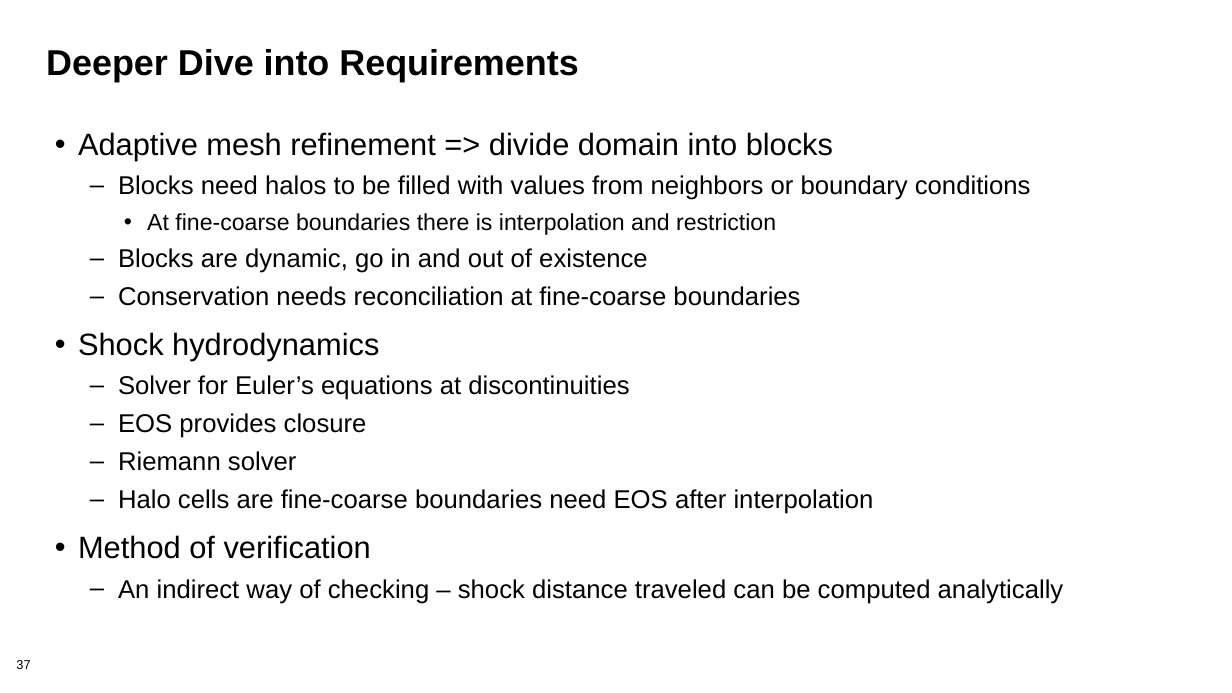
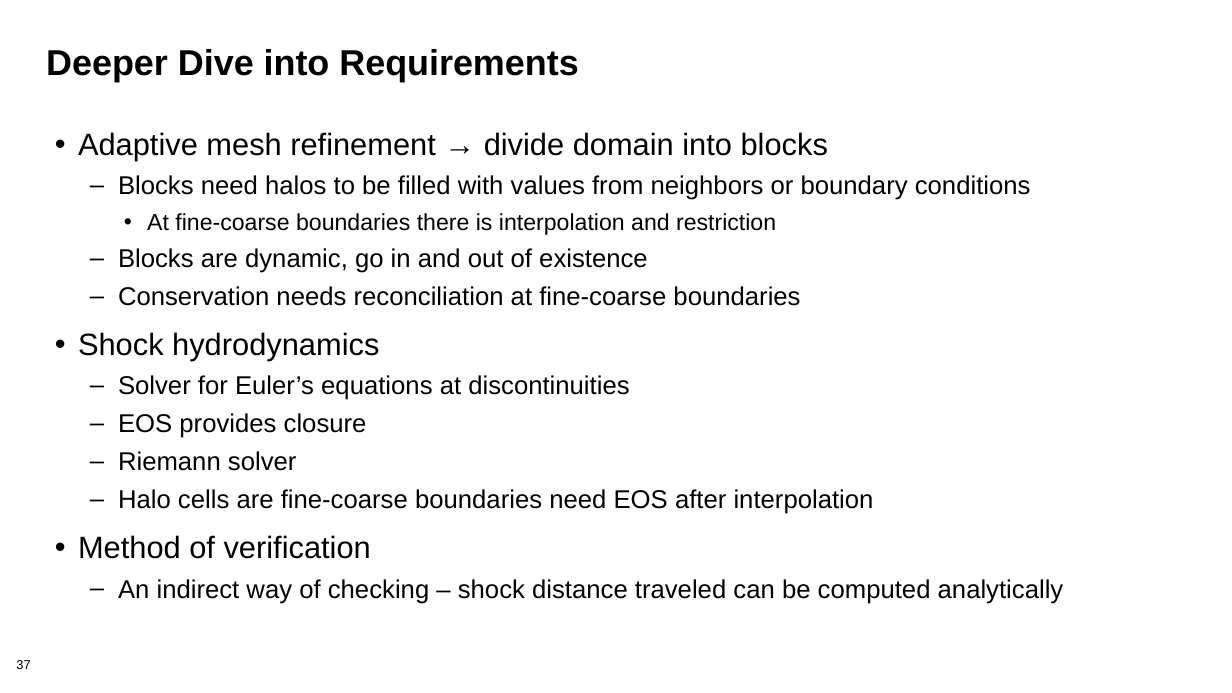
Before and after one commit to bssw-tutorial/presentations, a slide deck: slide 37 of dev-test-llm.pptx. Drawn at 1232x693 pixels with LibreOffice and Linux fonts; fonts in the diff are those of the drawing. Boxes give left, top, right and bottom in pixels: in the first picture for what was removed or moved away, otherwise in the second. Text is boxed around its words. In the diff, an @@ line names an element or a change of style, - is before the commit and + after.

```diff
--- a/dev-test-llm.pptx
+++ b/dev-test-llm.pptx
@@ text at <box>78,132,828,161</box>: text changed @@
-• Adaptive mesh refinement => divide domain into blocks
+• Adaptive mesh refinement → divide domain into blocks
```
Also in this commit, not shown: 15 other slides changed.
